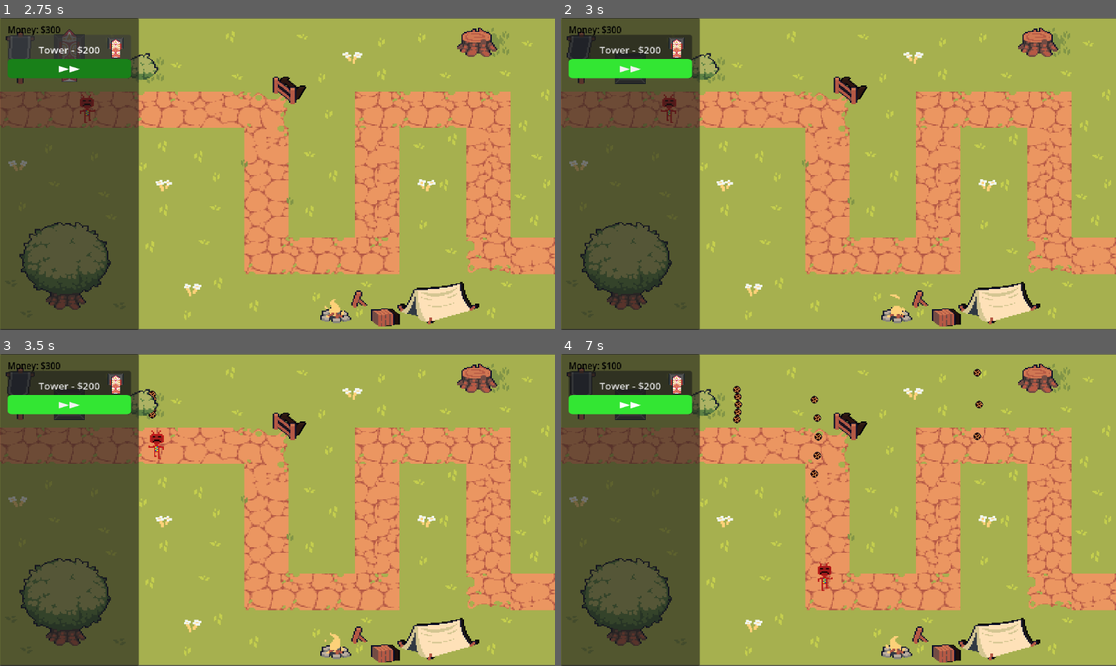
Above: before the commit, frames 1-4 (two rows, left to right).
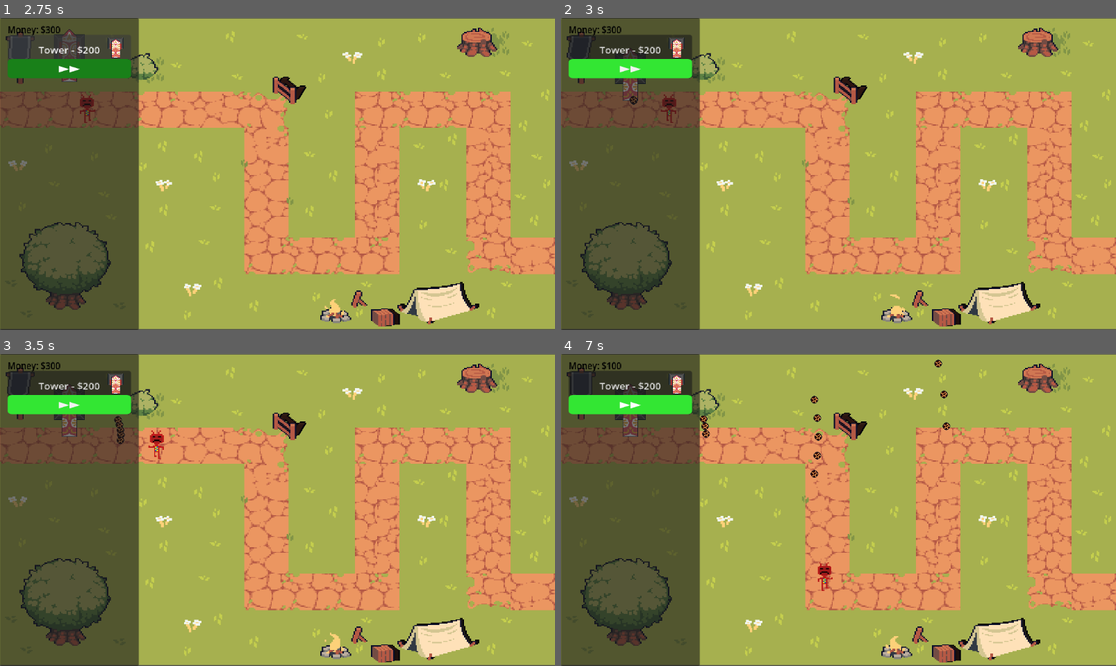
Above: after the commit, the same moments.

Repository: Matthewfrogman/Battle_towers
Game: Godot game, scene res://scenes/main_menu.tscn
Two runs of this game, one before a commit and one after it. Both use one fixed random seed, a clock stepped at 60 frames per second and the inputs below.
Inputs (mouse positions are in pixels of both pictures, inside the frame that each line leads up to):
- Up to frame 1 (2.75 s): click "PLAY" at 0.5 s; click "PLAY" at 1.25 s; click "Tower - $200" at 2 s
- Up to frame 2 (3 s): click "▶▶" at 2.75 s
- Up to frame 3 (3.5 s): no input
- Up to frame 4 (7 s): click "Tower - $200" at 3.5 s; click "▶▶" at 4.25 s; click "Tower - $200" at 5 s; click "▶▶" at 5.75 s; move the mouse to (960, 494) at 6.52 s; click (960, 494) at 6.67 s

Frame 1 is identical in both runs. In frame 2, 0.2% of the frame differs, in the area x 11-14%, y 10-28%; in frame 3, 0.3%; in frame 4, 0.6%, in the area x 11-77%, y 1-28%.

Commit message:
Weird bugs
tried to get the enemy angle thing working but it did not..

Diff:
--- a/Towers/basic_tower.gd
+++ b/Towers/basic_tower.gd
@@ -3,4 +3,7 @@
 func _process(delta: float) -> void:
 	super(delta)
 	if mode == "placed":
-		cannon_scene.rotation = deg_to_rad(angle-90)
+		#print(rad_to_deg(angle))
+		#cannon_scene.rotation = rad_to_deg(angle)
+		#print(cannon_scene.rotation)
+		pass
--- a/Towers/basic_tower.tscn
+++ b/Towers/basic_tower.tscn
@@ -8,6 +8,7 @@
 
 [node name="Basic_Tower" unique_id=598119214 instance=ExtResource("1_qv87q")]
 script = ExtResource("2_3uhwj")
+range = 5
 bullet_scene = ExtResource("3_5l8tq")
 
 [node name="Footprint" parent="." index="0" unique_id=2093572891]
@@ -22,5 +23,3 @@
 
 [node name="Marker2D" parent="Cannon" index="0" unique_id=1260253367]
 position = Vector2(0, 67)
-
-[connection signal="body_entered" from="Range" to="." method="_body_entered"]
--- a/Towers/tower.gd
+++ b/Towers/tower.gd
@@ -29,6 +29,7 @@
 	timer.wait_time = cooldown
 	mode = "hover"
 	global_position = get_global_mouse_position()
+	range_scene.scale = Vector2(range, range)
 
 func _process(delta: float) -> void:
 	#if there is an enemy in range, and cooldown is less/equal to 0, shoot
@@ -39,6 +40,15 @@
 	if mode == "placed":
 		#get the difference between x and y coords with the closest enemy
 		#gives us an angle in radians!!
+		#print(range_scene.get_overlapping_bodies())
+		for enemy in range_scene.get_overlapping_bodies():
+			var adj = position.x - enemy.position.x
+			var opp = position.y - enemy.position.y
+			print(enemy.position)
+			var hyp = (adj**2 + opp**2)**0.5
+			angle = atan2(-opp, adj)
+			#print(-opp, " ", adj)
+			#print(hyp)
 		if canshoot == true:
 			shoot(delta, bullet_speed, angle, "angled", 5)
 
@@ -72,7 +82,3 @@
 
 func _timer_timeout() -> void:
 	canshoot = true
-
-func _on_body_entered(body: Node2D) -> void:
-	enemies.append(body)
-	print(body.position)
--- a/Towers/tower.tscn
+++ b/Towers/tower.tscn
@@ -27,5 +27,4 @@
 
 [node name="Marker2D" type="Marker2D" parent="Cannon" unique_id=1260253367]
 
-[connection signal="body_entered" from="." to="." method="_on_body_entered"]
 [connection signal="timeout" from="Cooldown Timer" to="." method="_timer_timeout"]
